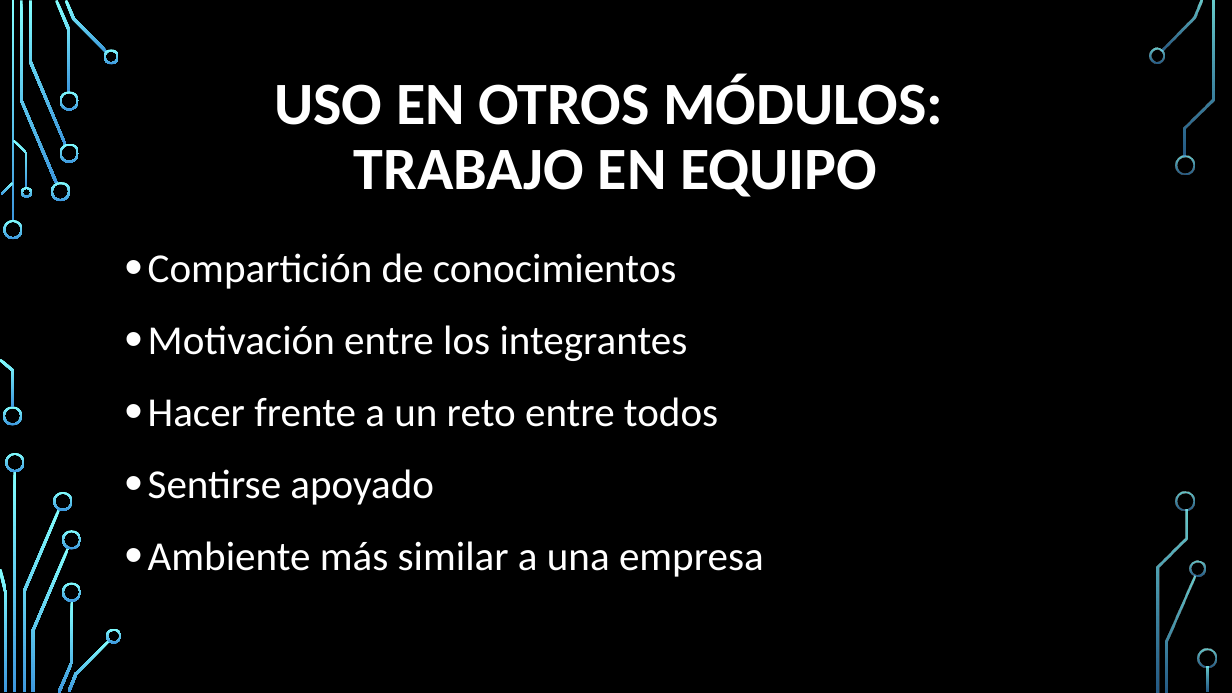
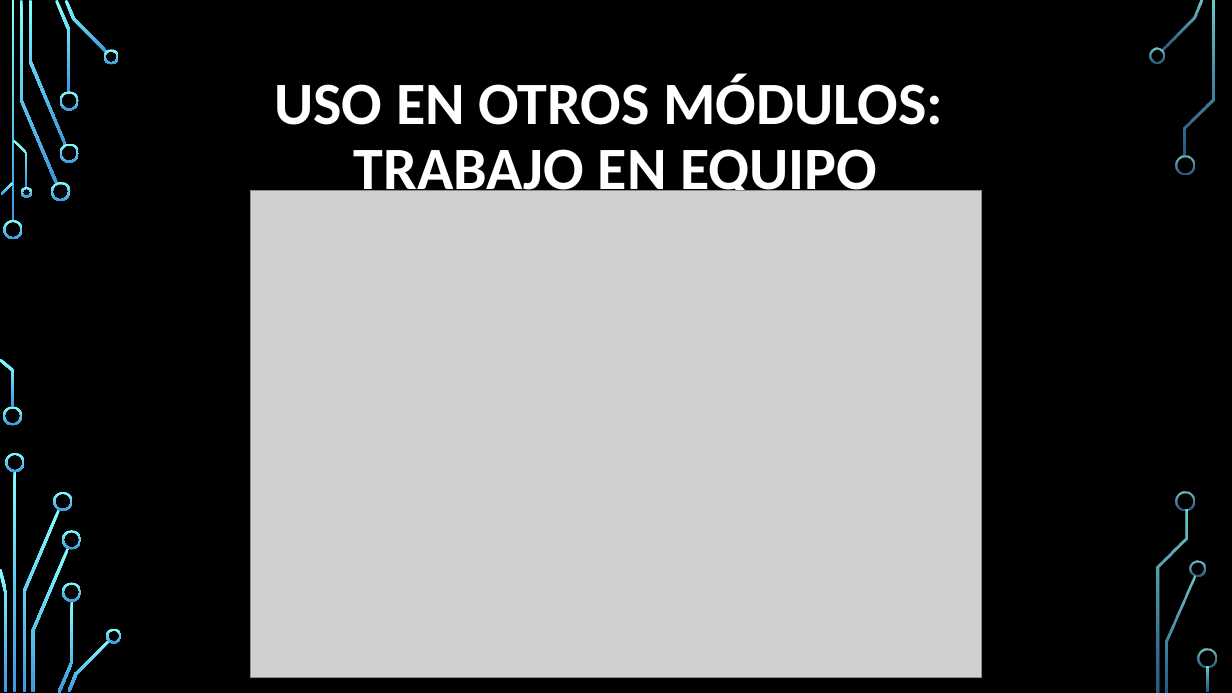
Before and after one commit to Fadria/SGE-Repte-00-Grup-B, a slide deck: slide 13 of Exposicions/Presentación 2 Docker y Python 3 Grupo B.pptx (slide 12 before the commit). Drawn at 1232x693 pixels with LibreOffice and Linux fonts; fonts in the diff are those of the drawing; grey boxes stand for pictures; background and template pictures are left out. Boxes give left, top, right and bottom in pixels: in the first picture for what was removed or moved away, otherwise in the second. Text is boxed around its words. In the diff, an @@ line names an element or a change of style, - is before the commit and + after.

```diff
--- a/Exposicions/Presentación 2 Docker y Python 3 Grupo B.pptx
+++ b/Exposicions/Presentación 2 Docker y Python 3 Grupo B.pptx
@@ picture added at [250, 191, 982, 678] @@
@@ text removed at [148, 253, 764, 577] @@
-• Compartición de conocimientos
-• Motivación entre los integrantes
-• Hacer frente a un reto entre todos
-• Sentirse apoyado
-• Ambiente más similar a una empresa
```
Also in this commit, not shown: 13 other slides changed, 2 slides added, 5 other files.
